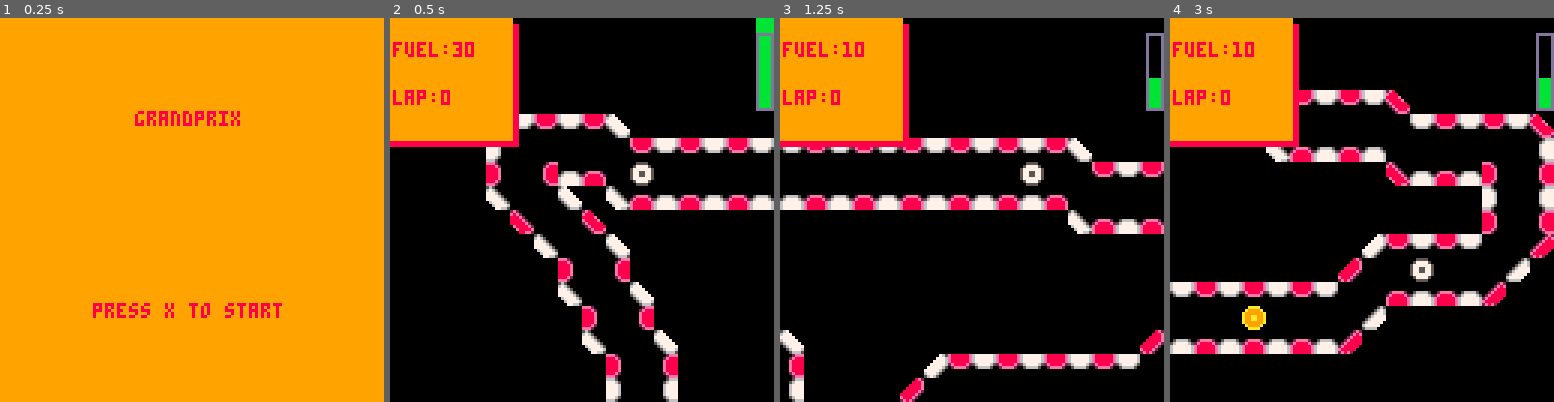
Above: before the commit, frames 1-4 (left to right).
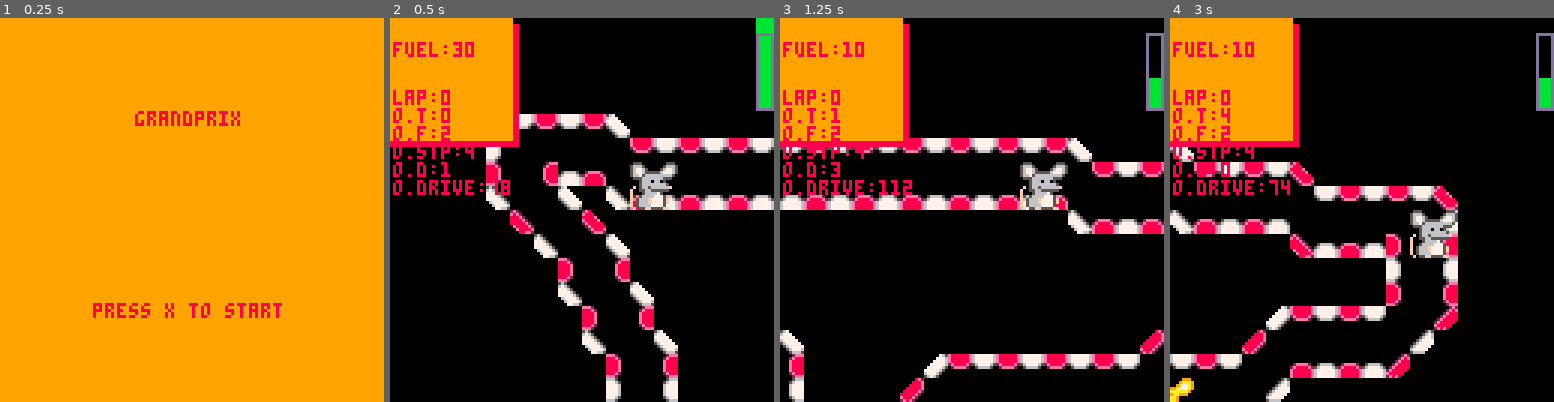
Above: after the commit, the same moments.

Repository: mmckendry/GrandPrixP8
Game: PICO-8 cartridge grandprix.p8
The game is run twice, just before and just after one commit, with the same random seed, the same clock (stepped at 60 frames per second) and the same inputs.
Inputs:
- Up to frame 1 (0.25 s): no input
- Up to frame 2 (0.5 s): tap X (X key) at 0.33 s
- Up to frame 3 (1.25 s): tap O (Z key) at 0.7 s; tap X (X key) at 1.07 s
- Up to frame 4 (3 s): hold Right 1.6-2.1 s; tap O (Z key) every 0.4 s from 1.7 to 2.9 s; tap X (X key) at 1.85, 2.97 s; hold Up 2.15-2.42 s; hold Right from 2.47 s (still down)

Frame 1 is identical in both runs. In frame 2, 2.3% of the frame differs, in the area x 0-75%, y 23-50%; in frame 3, 2.4%; in frame 4, 25%, in the area x 0-100%, y 18-100%.

Commit message:
Animate both player and opponent sprites

Diff:
--- a/grandprix.p8
+++ b/grandprix.p8
@@ -3,8 +3,8 @@
 __lua__
 
  function _init()
-  screenwidth = 127
-  screenheight = 127
+  screenwidth=127
+  screenheight=127
   make_player()
   scene=0
   lap=0
@@ -22,9 +22,9 @@
   elseif (scene==1) then
    move_player()
    if (player["fuel"]!=0) then
-    pathfinding(player)
+    pathfinding(player,p)
     if(delay > 1) then
-     pathfinding(opponent)
+     pathfinding(opponent,o)
     end
    end
   elseif(scene==2) then
@@ -32,6 +32,30 @@
   elseif(scene==3) then
    pitstop_update()
   end
+
+
+  local nx,ny=player[2]["cx"],player[2]["cy"]
+  if btn (⬅️) then
+    nx-=1
+    p.d=0
+  elseif btn(➡️) then
+    nx+=1
+    p.d=1
+  elseif btn(⬆️) then
+    ny-=1
+    p.d=2
+  elseif btn(⬇️) then
+    ny+=1
+    p.d=3
+  end
+
+  if (nx!=player[2]["cx"] or ny!=player[2]["cy"]) then
+    if (can_move(nx,ny)) then
+     player[2]["cx"]=nx
+     player[2]["cy"]=ny
+    end
+  end
+
  end
 
  function _draw()
@@ -41,8 +65,8 @@
   elseif(scene==1) then
    camera_follow()
    drawtrack()
-   spr(0,player[2]["cx"]*8,player[2]["cy"]*8)
-   spr(2,opponent[2]["cx"]*8,opponent[2]["cy"]*8)
+   draw_player()
+   draw_opponent()
    update_fuel()
    display_fuel()
    metrics()
@@ -54,6 +78,18 @@
    pitstop_draw()
   end
 end
+
+function draw_player()
+   palt(11,true) --hide pink
+   palt(0,false) --show black
+   anim_player(p)
+   spr(p.drive[p.d][p.f],player[2]["cx"]*8,player[2]["cy"]*8,2,2)
+end
+
+function draw_opponent()
+ anim_player(o)
+ spr(o.drive[o.d][o.f],opponent[2]["cx"]*8,opponent[2]["cy"]*8,2,2)
+end
 -->8
 --utility functions
 c={}
@@ -89,15 +125,6 @@
  local map_sprite=mget(x,y)
  local flag=fget(map_sprite)
 
- if(flag==4)then
-  scene=3
- end
- if(flag==2) then
-  lap+=1
-  if(lap==4 and flag==2) then
-    scene=2
-  end
- end
  return flag!=1
 end
 
@@ -115,7 +142,7 @@
 end
 
 --pathfinding for the player
-function pathfinding(car)
+function pathfinding(car,direction)
  local up={}
  local down={}
  local left={}
@@ -164,6 +191,31 @@
 
  car[2]["cx"]=next_step[1]
  car[2]["cy"]=next_step[2]
+ local lx,ly=car[1]["lx"],car[1]["ly"]
+ local cx,cy=car[2]["cx"],car[2]["cy"]
+ set_direction(lx,ly,cx,cy,direction)
+
+
+end
+
+function anim_player(car)
+  car.t=(car.t+1)%car.spd
+  if (car.t==0) car.f=car.f%#car.drive[car.d]+1
+end
+
+function set_direction(lx,ly,cx,cy,direction)
+  if(lx > cx) then
+  direction.d=0
+ end
+ if(lx < cx) then
+  direction.d=1
+ end
+ if(ly > cy) then
+  direction.d=2
+ end
+  if(ly < cy) then
+  direction.d=3
+ end
 end
 -->8
 --display
@@ -174,6 +226,11 @@
  rectfill(x,y+40,x+40,y+0,9)
  print("fuel:"..player.fuel,x+1,y+8,8)
  print("lap:"..lap,x+1,y+24,8)
+ print("o.t:"..o.t,x+1,y+30,8)
+ print("o.f:"..o.f,x+1,y+36,8)
+ print("o.stp:"..o.stp,x+1,y+42,8)
+ print("o.d:"..o.d,x+1,y+48,8)
+ print("o.drive:"..o.drive[o.d][o.f],x+1,y+54,8)
 end
 
 function display_pit_message()
@@ -233,7 +290,18 @@
 -->8
 --player functions
 function make_player()
+ p={}
+ p.d=0
+ p.drive={[0]={64,66},{68,70},{96,98},{100,102}}
+ p.t,p.f,p.stp=0,1,4
+ p.spd=5
  player={{lx=0,ly=8},{cx=7,cy=5},{nx=0,ny=8},fuel=30}
+
+ o={}
+ o.d=0
+ o.drive={[0]={72,74},{76,78},{104,106},{108,112}}
+ o.t,o.f,o.stp=0,1,4
+ o.spd=5
  opponent={{lx=0,ly=8},{cx=16,cy=6},{nx=0,ny=8},fuel=10}
 end
 
@@ -599,7 +667,7 @@
 
 
 __gff__
-0000020101010201010001040000000004000001010101010100000000000000010101010101010101000000000000000101010101010101000000000000000000000000000000000000000000000000000000000000000000000000000000000000000000000000000000000000000000000000000000000000000000000000
+0000020101010201010001040000000004000001010101010100000000000000010101010101010101010301030000000101010101010101000102010200000000000000000000000000000000000000000000000000000000000000000000000000000000000000000000000000000000000000000000000000000000000000
 0000000000000000000000000000000000000000000000000000000000000000000000000000000000000000000000000000000000000000000000000000000000000000000000000000000000000000000000000000000000000000000000000000000000000000000000000000000000000000000000000000000000000000
 __map__
 0000000000000000000000000000000000000000000000000000000000000000000000000000000000000000000000000000000000000000000000000000000000000000000000000000000000000000000000000000000000000000000000000000000000000000000000000000000000000000000000000000000000000000
@@ -607,32 +675,32 @@
 0000000000000000000000000000000000000000000000000000000000000000000000000000000000000000000000000000000000000000000000000000000000000000000000000000000000000000000000000000000000000000000000000000000000000000000000000000000000000000000000000000000000000000
 0000000000000000000000000000000000000000000000000000000000000000000000000000000000000000000000000000000000000000000000000000000000000000000000000000000000000000000000000000000000000000000000000000000000000000000000000000000000000000000000000000000000000000
 0000000024030403043600000000000000000000000000000000000000000000000000000000000000000000000000000000000000000000000000000000000000000000000000000000000000000000000000000000000000000000000000000000000000000000000000000000000000000000000000000000000000000000
-0000000030000000000004030403040304030403040304360000000000000000000000000000000000000000000000000000000000000000000000000000000000000000000000000000000000000000000000000000000000000000000000000000000000000000000000000000000000000000000000000000000000000000
-0000000020002113140000000000000000000000000000000403040326000000000000000000000000000000000000000000000000000000000000000000000000000000000000000000000000000000000000000000000000000000000000000000000000000000000000000000000000000000000000000000000000000000
-0000000037000036003714131413141314131413141314000000000000030403040326000000000000000000000000000000000000000000000000000000000000000000000000000000000000000000000000000000000000000000000000000000000000000000000000000000000000000000000000000000000000000000
-0000000000270000260000000000000000000000000000371413141300000000000031000000000000000000000000000000000000000000000000000000000000000000000000000000000000000000000000000000000000000000000000000000000000000000000000000000000000000000000000000000000000000000
-0000000000003700003600000000000000000000000000000000000027131413200021000000000000000000000000000000000000000000000000000000000000000000000000000000000000000000000000000000000000000000000000000000000000000000000000000000000000000000000000000000000000000000
-0000000000000020002100000000000000000000000000000000000000000000300031000000000000000000000000000000000000000000000000000000000000000000000000000000000000000000000000000000000000000000000000000000000000000000000000000000000000000000000000000000000000000000
-0000000000000037000036000000000000000000000000000000000000000000200021000000000000000000000000000000000000000000000000000000000000000000000000000000000000000000000000000000000000000000000000000000000000000000000000000000000000000000000000000000000000000000
-0000000000000000200021000000000000000000000000000000003404030403000025000000000000000000000000000000000000000000000000000000000000000000000000000000000000000000000000000000000000000000000000000000000000000000000000000000000000000000000000000000000000000000
-0000000000000000370000360000000000000000000000000000240000000000003500000000000000000000000000000000000000000000000000000000000000000000000000000000000000000000000000000000000000000000000000000000000000000000000000000000000000000000000000000000000000000000
-0000000000000000002000210000000000340403040304030403000014131413250000000000000000000000000000000000000000000000000000000000000000000000000000000000000000000000000000000000000000000000000000000000000000000000000000000000000000000000000000000000000000000000
-0000000000000000003000310000000024000000000000000000003500000000000000000000000000000000000000000000000000000000000000000000000000000000000000000000000000000000000000000000000000000000000000000000000000000000000000000000000000000000000000000000000000000000
-0000000000000000002700002600003400001413141314131413250000000000000000000000000000000000000000000000000000000000000000000000000000000000000000000000000000000000000000000000000000000000000000000000000000000000000000000000000000000000000000000000000000000000
-0000000000000000000030003100002000310000000000000000000000000000000000000000000000000000000000000000000000000000000000000000000000000000000000000000000000000000000000000000000000000000000000000000000000000000000000000000000000000000000000000000000000000000
-0000000000000000000020002100003000310000000000000000000000000000000000000000000000000000000000000000000000000000000000000000000000000000000000000000000000000000000000000000000000000000000000000000000000000000000000000000000000000000000000000000000000000000
-0000000000000000000030003100002000210000000000000000000000000000000000000000000000000000000000000000000000000000000000000000000000000000000000000000000000000000000000000000000000000000000000000000000000000000000000000000000000000000000000000000000000000000
-0000000000000000000020002100003000310000000000000000000000000000000000000000000000000000000000000000000000000000000000000000000000000000000000000000000000000000000000000000000000000000000000000000000000000000000000000000000000000000000000000000000000000000
-0000000000000000000030003100002000210000000000000000000000000000000000000000000000000000000000000000000000000000000000000000000000000000000000000000000000000000000000000000000000000000000000000000000000000000000000000000000000000000000000000000000000000000
-0000000000000000000020002100003700003600000000000000000000000000000000000000000000000000000000000000000000000000000000000000000000000000000000000000000000000000000000000000000000000000000000000000000000000000000000000000000000000000000000000000000000000000
-0000000000000000000030003100000027000026000000000000000000000000000000000000000000000000000000000000000000000000000000000000000000000000000000000000000000000000000000000000000000000000000000000000000000000000000000000000000000000000000000000000000000000000
-0000000000000000000020002100000000300031000000000000000000000000000000000000000000000000000000000000000000000000000000000000000000000000000000000000000000000000000000000000000000000000000000000000000000000000000000000000000000000000000000000000000000000000
-0000000000000000000030003100000000200021000000000000000000000024030403040304030403040304030436000000000000000000000000000000000000000000000000000000000000000000000000000000000000000000000000000000000000000000000000000000000000000000000000000000000000000000
-0000000000000000000020002100000000300031000000000000000034040300000000000000000000000000000000040304032600000000000000000000000000000000000000000000000000000000000000000000000000000000000000000000000000000000000000000000000000000000000000000000000000000000
-0000000000000000000030003100000000200021000000000000002400000000131413141314131413141314131400000000000036000000000000000000000000000000000000000000000000000000000000000000000000000000000000000000000000000000000000000000000000000000000000000000000000000000
-0000000000000000000027000026000000300031000000000024030000141325000000000000000000000000000037141314130000260000000000000000000000000000000000000000000000000000000000000000000000000000000000000000000000000000000000000000000000000000000000000000000000000000
-0000000000000000000000300031000000270000030403040300000035000000000000000000000000000000000000000000002700003600000000000000000000000000000000000000000000000000000000000000000000000000000000000000000000000000000000000000000000000000000000000000000000000000
-0000000000000000000000200021000000003700000000000000132500000000000000000000000000000000000000000000000030002100000000000000000000000000000000000000000000000000000000000000000000000000000000000000000000000000000000000000000000000000000000000000000000000000
-0000000000000000000000300031000000000027131413141325000000000000000000000000000000000000000000000000000020003100000000000000000000000000000000000000000000000000000000000000000000000000000000000000000000000000000000000000000000000000000000000000000000000000
-
-
+00000000300f0f0f0f0f04030403040304030403040304360000000000000000000000000000000000000000000000000000000000000000000000000000000000000000000000000000000000000000000000000000000000000000000000000000000000000000000000000000000000000000000000000000000000000000
+00000000200f2113140f0f0f0f0f0f0f0f0f0f0f0f0f0f0f0403040326000000000000000000000000000000000000000000000000000000000000000000000000000000000000000000000000000000000000000000000000000000000000000000000000000000000000000000000000000000000000000000000000000000
+00000000370f0f360037141314131413141314131413140f0f0f0f0f0f030403040326000000000000000000000000000000000000000000000000000000000000000000000000000000000000000000000000000000000000000000000000000000000000000000000000000000000000000000000000000000000000000000
+0000000000270f0f26000000000000000000000000000037141314130f0f0f0f0f0f31000000000000000000000000000000000000000000000000000000000000000000000000000000000000000000000000000000000000000000000000000000000000000000000000000000000000000000000000000000000000000000
+000000000000370f0f3600000000000000000000000000000000000027131413200f21000000000000000000000000000000000000000000000000000000000000000000000000000000000000000000000000000000000000000000000000000000000000000000000000000000000000000000000000000000000000000000
+00000000000000200f2100000000000000000000000000000000000000000000300f31000000000000000000000000000000000000000000000000000000000000000000000000000000000000000000000000000000000000000000000000000000000000000000000000000000000000000000000000000000000000000000
+00000000000000370f0f36000000000000000000000000000000000000000000200f21000000000000000000000000000000000000000000000000000000000000000000000000000000000000000000000000000000000000000000000000000000000000000000000000000000000000000000000000000000000000000000
+0000000000000000200f210000000000000000000000000000000034040304030f0f25000000000000000000000000000000000000000000000000000000000000000000000000000000000000000000000000000000000000000000000000000000000000000000000000000000000000000000000000000000000000000000
+0000000000000000370f0f360000000000000000000000000000240f0f0f0f0f0f3500000000000000000000000000000000000000000000000000000000000000000000000000000000000000000000000000000000000000000000000000000000000000000000000000000000000000000000000000000000000000000000
+000000000000000000200f2100000000003404030403040304030f0f14131413250000000000000000000000000000000000000000000000000000000000000000000000000000000000000000000000000000000000000000000000000000000000000000000000000000000000000000000000000000000000000000000000
+000000000000000000300f3100000000240f0f0f0f0f0f0f0f0f0f3500000000000000000000000000000000000000000000000000000000000000000000000000000000000000000000000000000000000000000000000000000000000000000000000000000000000000000000000000000000000000000000000000000000
+000000000000000000270f0f260000340f0f1413141314131413250000000000000000000000000000000000000000000000000000000000000000000000000000000000000000000000000000000000000000000000000000000000000000000000000000000000000000000000000000000000000000000000000000000000
+00000000000000000000300f310000200f310000000000000000000000000000000000000000000000000000000000000000000000000000000000000000000000000000000000000000000000000000000000000000000000000000000000000000000000000000000000000000000000000000000000000000000000000000
+00000000000000000000200f210000300f310000000000000000000000000000000000000000000000000000000000000000000000000000000000000000000000000000000000000000000000000000000000000000000000000000000000000000000000000000000000000000000000000000000000000000000000000000
+00000000000000000000300f310000200f210000000000000000000000000000000000000000000000000000000000000000000000000000000000000000000000000000000000000000000000000000000000000000000000000000000000000000000000000000000000000000000000000000000000000000000000000000
+00000000000000000000200f210000300f310000000000000000000000000000000000000000000000000000000000000000000000000000000000000000000000000000000000000000000000000000000000000000000000000000000000000000000000000000000000000000000000000000000000000000000000000000
+00000000000000000000300f310000200f210000000000000000000000000000000000000000000000000000000000000000000000000000000000000000000000000000000000000000000000000000000000000000000000000000000000000000000000000000000000000000000000000000000000000000000000000000
+00000000000000000000200f210000370f0f3600000000000000000000000000000000000000000000000000000000000000000000000000000000000000000000000000000000000000000000000000000000000000000000000000000000000000000000000000000000000000000000000000000000000000000000000000
+00000000000000000000300f31000000270f0f26000000000000000000000000000000000000000000000000000000000000000000000000000000000000000000000000000000000000000000000000000000000000000000000000000000000000000000000000000000000000000000000000000000000000000000000000
+00000000000000000000200f2100000000300f31000000000000000000000000000000000000000000000000000000000000000000000000000000000000000000000000000000000000000000000000000000000000000000000000000000000000000000000000000000000000000000000000000000000000000000000000
+00000000000000000000300f3100000000200f21000000000000000000000024030403040304030403040304030436000000000000000000000000000000000000000000000000000000000000000000000000000000000000000000000000000000000000000000000000000000000000000000000000000000000000000000
+00000000000000000000200f2100000000300f3100000000000000003404030f0f0f0f0f0f0f0f0f0f0f0f0f0f0f0f040304032600000000000000000000000000000000000000000000000000000000000000000000000000000000000000000000000000000000000000000000000000000000000000000000000000000000
+00000000000000000000300f3100000000200f2100000000000000240f0f0f0f13141314131413141314131413140f0f0f0f0f0f36000000000000000000000000000000000000000000000000000000000000000000000000000000000000000000000000000000000000000000000000000000000000000000000000000000
+00000000000000000000270f0f26000000300f31000000000024030f0f141325000000000000000000000000000037141314130f0f260000000000000000000000000000000000000000000000000000000000000000000000000000000000000000000000000000000000000000000000000000000000000000000000000000
+0000000000000000000000300f31000000270f0f03040304030f0f0f3500000000000000000000000000000000000000000000270f0f3600000000000000000000000000000000000000000000000000000000000000000000000000000000000000000000000000000000000000000000000000000000000000000000000000
+0000000000000000000000200f2100000000370f0f0f0f0f0f0f1325000000000000000000000000000000000000000000000000300f2100000000000000000000000000000000000000000000000000000000000000000000000000000000000000000000000000000000000000000000000000000000000000000000000000
+0000000000000000000000300f310000000000271314131413250000000000000000000000000000000000000000000000000000200f3100000000000000000000000000000000000000000000000000000000000000000000000000000000000000000000000000000000000000000000000000000000000000000000000000
+
+
Not shown, changed: 78 lines of the sprite sheet (__gfx__) section of grandprix.p8
